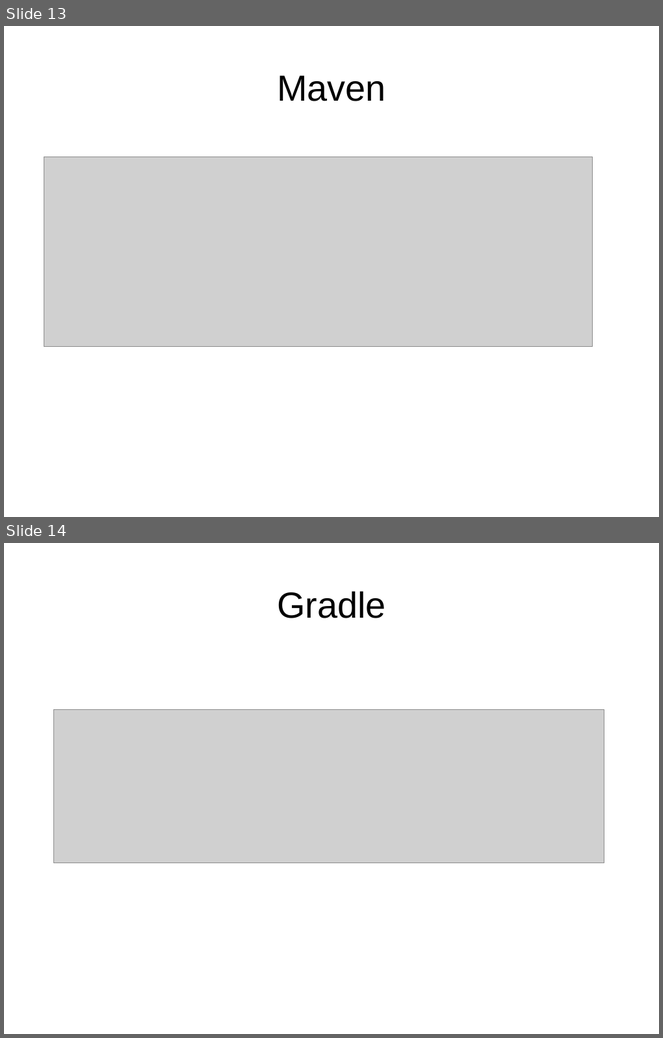
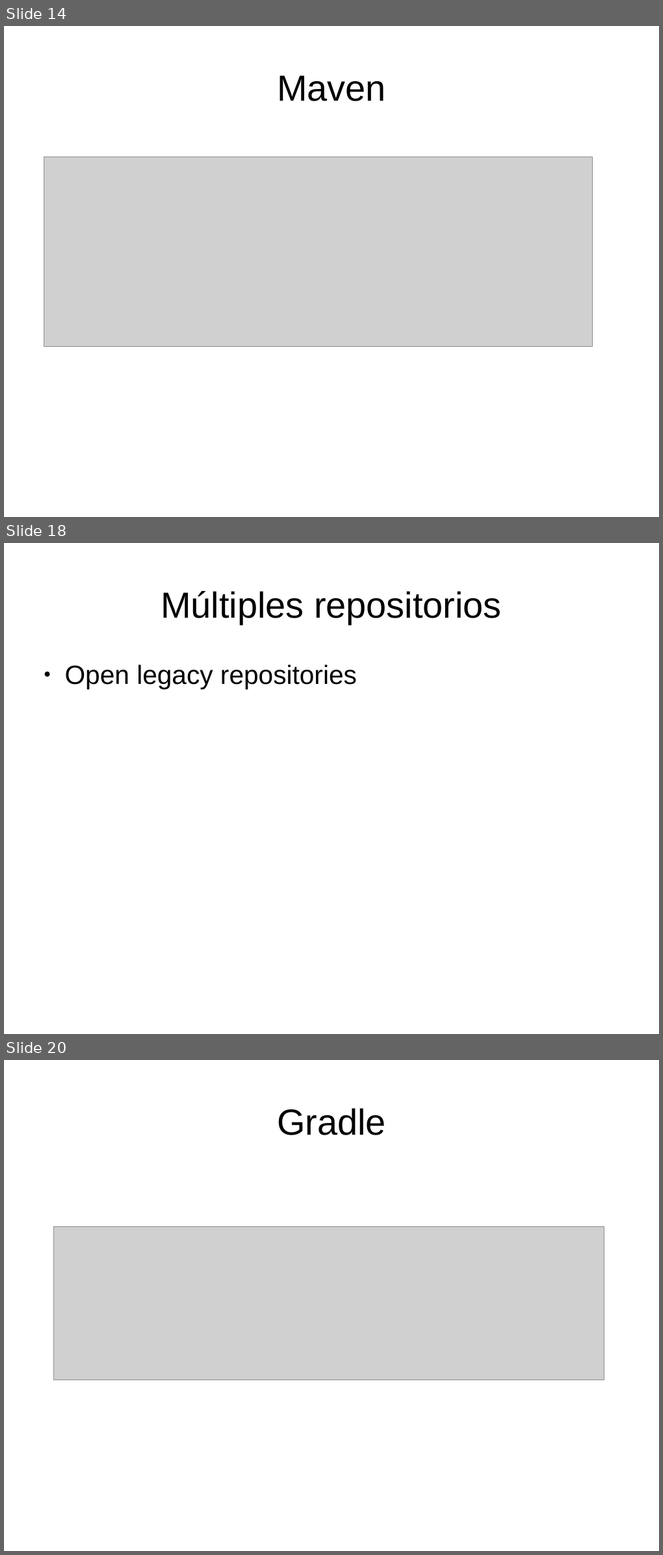
Before and after one commit to Tagle1/repo01, a slide deck: CursoMavenGradle.odp. Shown one above the other, each under a label of ours: slides 13 and 14 before the commit, slides 14, 18 and 20 after it; the slides between them are not shown. The pictures are 663x1038 and 663x1555 pixels, drawn with LibreOffice and Linux fonts; fonts in the diff are those of the drawing; grey boxes stand for pictures. Boxes give left, top, right and bottom in pixels: in the first picture for what was removed or moved away, otherwise in the second. Text is boxed around its words. In the diff, an @@ line names an element or a change of style, - is before the commit and + after.

```diff
--- a/CursoMavenGradle.odp
+++ b/CursoMavenGradle.odp
@@ slide 18 added at <box>4,543,659,1034</box>, background #FFFFFF @@
@@ title added at <box>161,591,502,624</box>, 44 pt, text #000000 @@
+Múltiples repositorios
@@ text added at <box>65,665,357,689</box>, 32 pt, text #000000 @@
+● Open legacy repositories
@@ what was slide 13 is now slide 14 @@
@@ what was slide 14 is now slide 20 @@
```
Also in this commit, not shown: 1 slide changed, 6 other slides added, 58 other files.
